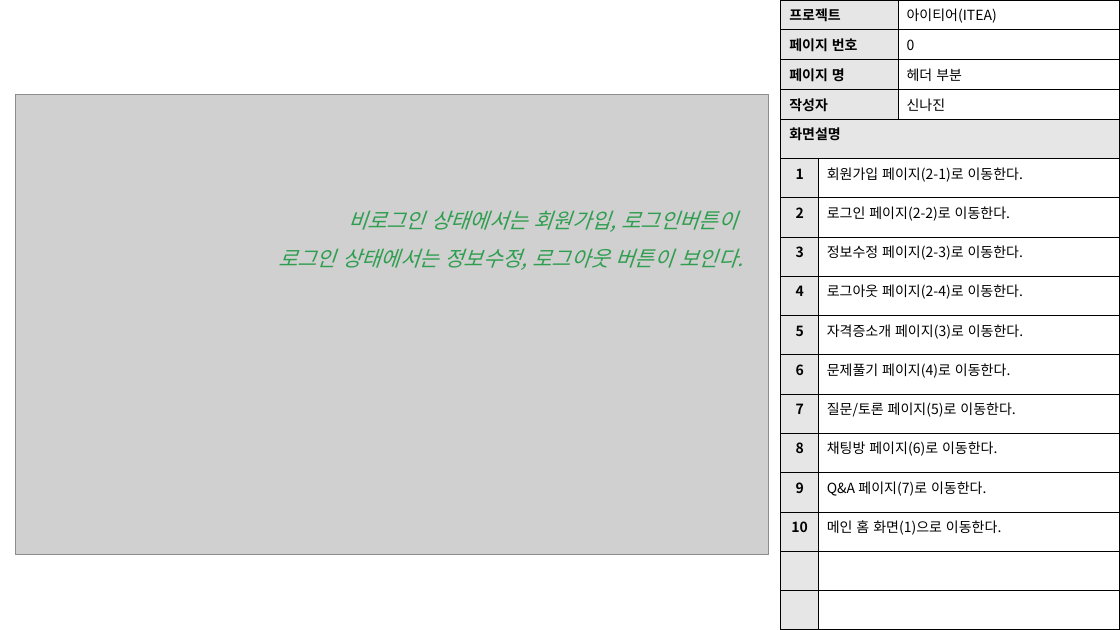
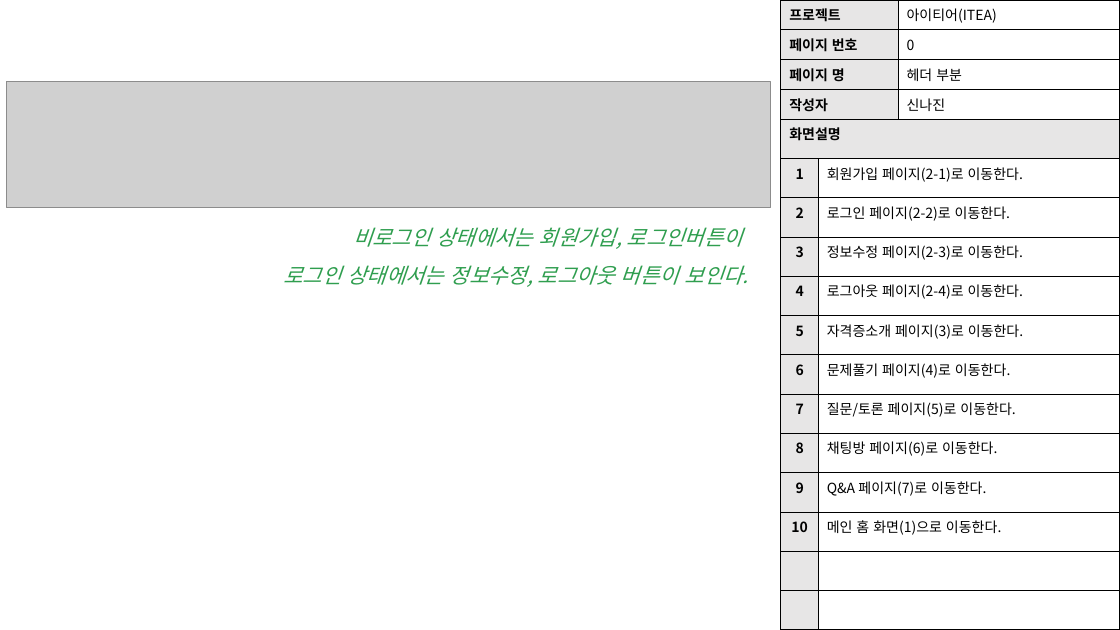
Before and after one commit to skwls2087/itea, a slide deck: slide 4 of 추가자료/스토리보드/스토리보드.pptx (slide 3 before the commit). Drawn at 1120x630 pixels with LibreOffice and Linux fonts; fonts in the diff are those of the drawing; grey boxes stand for pictures. Boxes give left, top, right and bottom in pixels: in the first picture for what was removed or moved away, otherwise in the second. Text is boxed around its words. In the diff, an @@ line names an element or a change of style, - is before the commit and + after.

```diff
--- a/추가자료/스토리보드/스토리보드.pptx
+++ b/추가자료/스토리보드/스토리보드.pptx
@@ picture added at (7, 82, 771, 208) @@
@@ picture removed at (15, 94, 769, 555) @@
@@ text "비로그인 상태에서는 회원가입, 로그인버튼이": place and size @@
-text "비로그인 상태에서는 회원가입, 로그인버튼이" at (278, 210, 743, 270)
+text "비로그인 상태에서는 회원가입, 로그인버튼이" at (284, 227, 749, 287)
```
Also in this commit, not shown: 2 other slides changed, 16 slides added, 14 other files.
